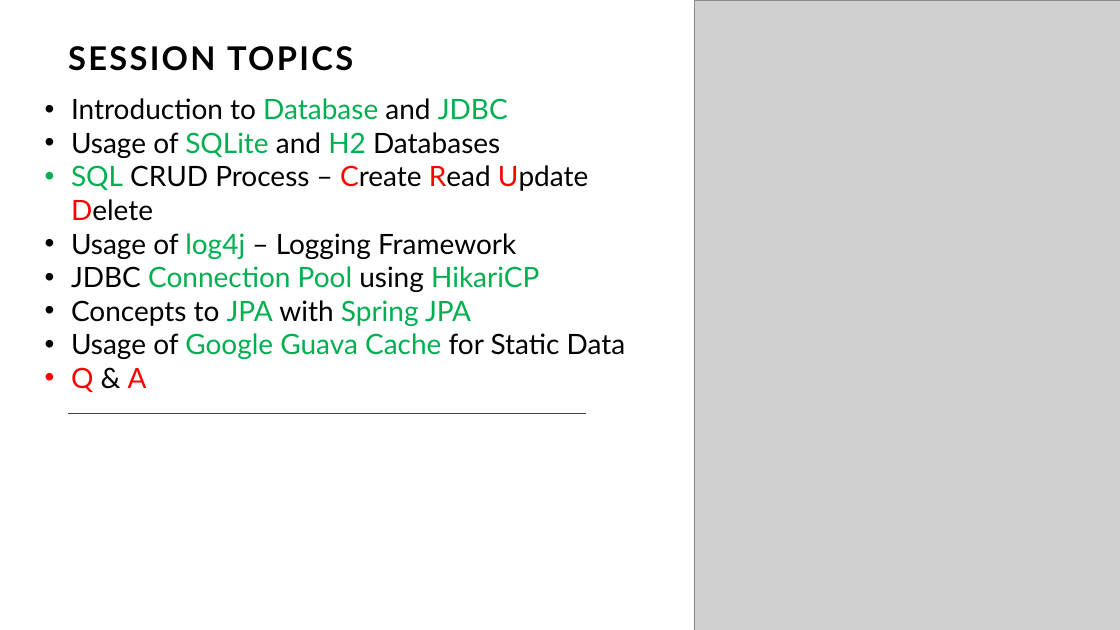
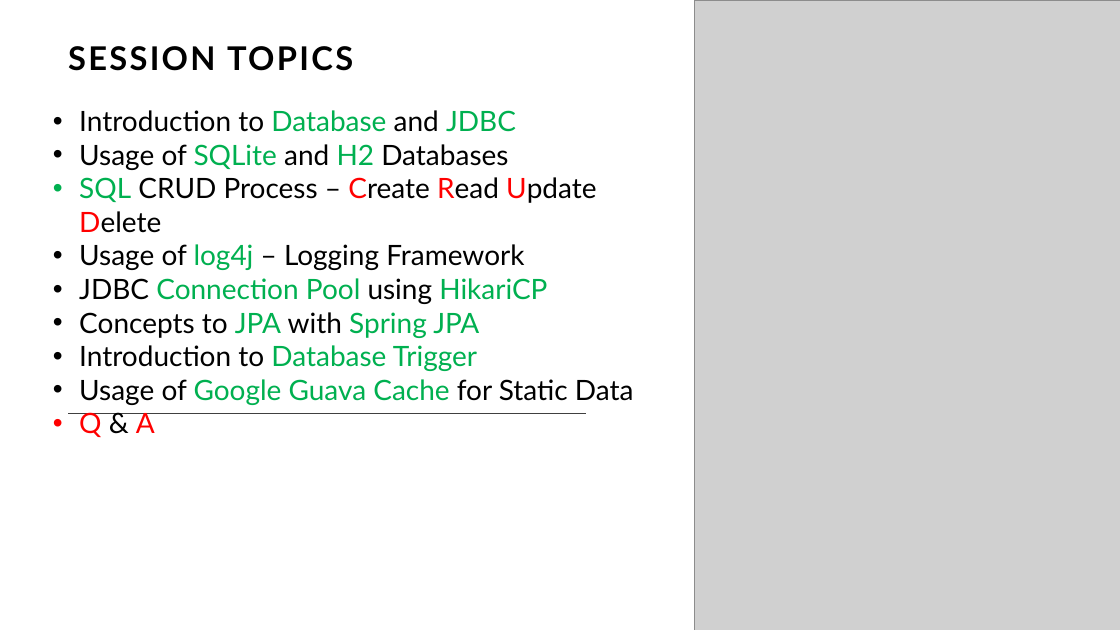
Before and after one commit to JSS-DEVCORE/JdbcExample, a slide deck: slide 2 of docs/JDBC-Insights.pptx. Drawn at 1120x630 pixels with LibreOffice and Linux fonts; fonts in the diff are those of the drawing; grey boxes stand for pictures. Boxes give left, top, right and bottom in pixels: in the first picture for what was removed or moved away, otherwise in the second. Text is boxed around its words. In the diff, an @@ line names an element or a change of style, - is before the commit and + after.

```diff
--- a/docs/JDBC-Insights.pptx
+++ b/docs/JDBC-Insights.pptx
@@ text "Introduction to Database and JDBC": place and size @@
-text "Introduction to Database and JDBC" at (71, 98, 626, 359)
+text "Introduction to Database and JDBC" at (79, 110, 634, 405)
@@ text at (79, 345, 477, 371): paragraph added @@
+• Introduction to Database Trigger
```
Also in this commit, not shown: 1 other slide changed, 3 slides added, 6 other files.
